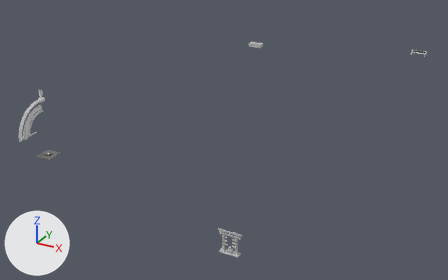
Two versions of the FBX model Ritual Unity Project Folder/Assets/Meshes/Temple/ritualmachinesplaceholder.fbx, one commit apart.
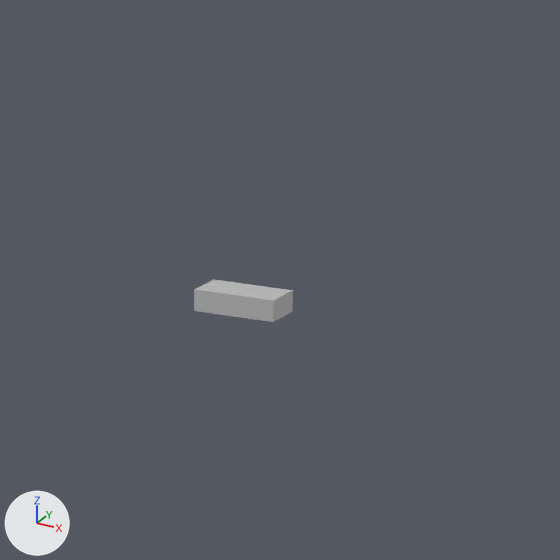
The first picture shows the older version from a camera (50 mm lens) standing at (-44.4, -121.5, 56.0) and looking at (-106.6, -8.4, -0.6). The close-ups show both versions on the part from 49% to 68% of the width and 0% to 30% of the height of that picture; other places that the commit changed are outside them. The axes (+X, +Y, +Z) are drawn at lower left. The lights are the same throughout. Where no turn or scale is listed for an object, it has been applied to the vertices.

The first close-up shows 'Reliquary1'.
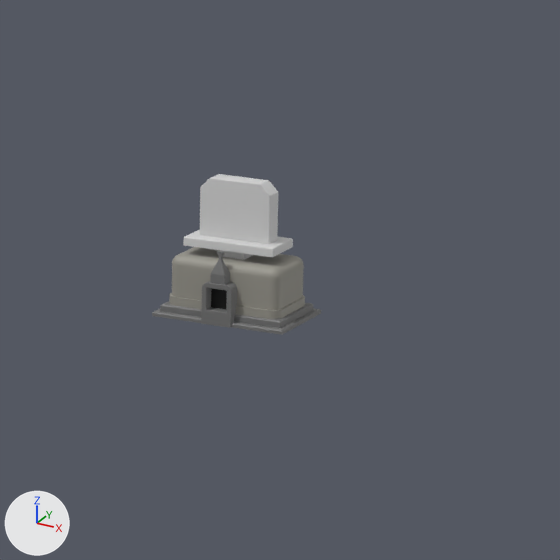
Where the newer file only moved an object's origin or applied its transform, the numbers keep the older frame.

Patch to the scene script:
```diff
--- a/Ritual Unity Project Folder/Assets/Meshes/Temple/ritualmachinesplaceholder.fbx.py
+++ b/Ritual Unity Project Folder/Assets/Meshes/Temple/ritualmachinesplaceholder.fbx.py
@@ mat_void @@
+mat_void = principled_material('VOID')
+mat_void.base_color = (0.0, 0.0, 0.0)  # black #000000
+mat_void.roughness = 0.553
@@ mat_reliquarymat @@
+mat_reliquarymat = principled_material('ReliquaryMat')
+mat_reliquarymat.base_color = (0.312, 0.302, 0.263)  # grey #98958c
+mat_reliquarymat.roughness = 0.553
@@ mat_reliquarytop1 @@
+mat_reliquarytop1 = principled_material('ReliquaryTop1')
+mat_reliquarytop1.base_color = (0.672, 0.672, 0.672)  # light grey #d6d6d6
+mat_reliquarytop1.roughness = 0.553
@@ me_mesh_013_1 @@
+me_mesh_013_1.from_pydata(...)  # 482 vertices, 458 faces; spans x -3.26..3.26, y -3.19..3.19, z -1.17..2.15
+# faces by material slot: [213, 243, 2]
+me_mesh_013_1.materials.append(mat_reliquarymat)  # grey #98958c
+me_mesh_013_1.materials.append(mat_pedastalmat)  # grey #727272
+me_mesh_013_1.materials.append(mat_void)  # black #000000
@@ me_mesh_012_1 @@
+me_mesh_012_1.from_pydata(...)  # 64 vertices, 54 faces; spans x -2.22..2.22, y -1.05..1.05, z 0.0..3.47
+me_mesh_012_1.materials.append(mat_reliquarytop1)  # light grey #d6d6d6
@@ ob_reliquary1 @@
-ob_reliquary1 = bpy.data.objects.new('Reliquary1', me_mesh_013)
-ob_reliquary1.location = (-125.0, 45.0, 6.55)
@@ ob_reliquarymain @@
+ob_reliquarymain = bpy.data.objects.new('ReliquaryMain', me_mesh_013_1)
+ob_reliquarymain.location = (-125.0, 45.4, 7.22)
@@ ob_reliquarytop @@
+ob_reliquarytop = bpy.data.objects.new('ReliquaryTop', me_mesh_012_1)
+ob_reliquarytop.location = (-125.0, 44.34, 8.8)
```

Changed parts and their boxes [x1, y1, x2, y2] in the close-ups (560 x 560 px):
'ReliquaryMain', added: after [152, 247, 321, 335]
    faces in mat_reliquarymat (grey #98958c): [169, 247, 305, 319]
    faces in mat_pedastalmat (grey #727272): [152, 251, 321, 335]
    faces in mat_void (black #000000): [211, 289, 227, 309]
'ReliquaryTop', added: after [184, 174, 293, 260]
'Reliquary1', deleted: before [194, 280, 293, 322]
